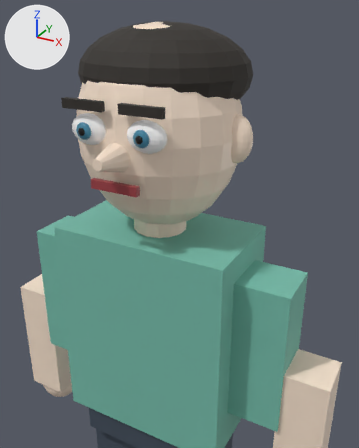
The glTF model game/assets/models/generated_humanoids/support_00.glb, before and after one commit.
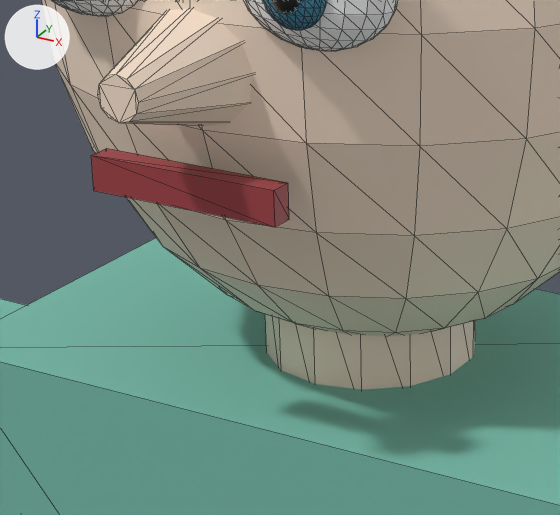
Old and new are each drawn from a 50 mm camera at (0.72, -1.189, 3.008) aimed at (0.161, -0.174, 2.5) and again close up on the part from 19% to 58% of the width and 31% to 60% of the height. Arrows for +X, +Y and +Z are at upper left; the lights stay in place. The last two pictures show the newer version. The close-ups show mesh edges as thin lines. Vertices at exactly the same position are counted once.

The first close-up shows 'Eye.L', 'Eye.R', 'Head', 'Iris.L', 'Mouth', 'Neck', 'Nose', 'Torso' and 2 more.
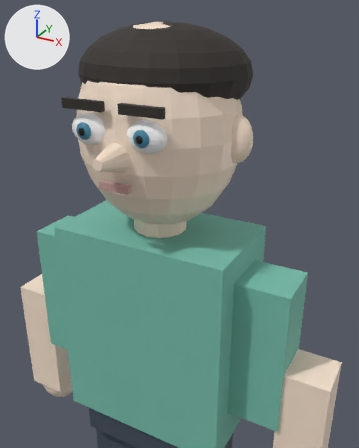
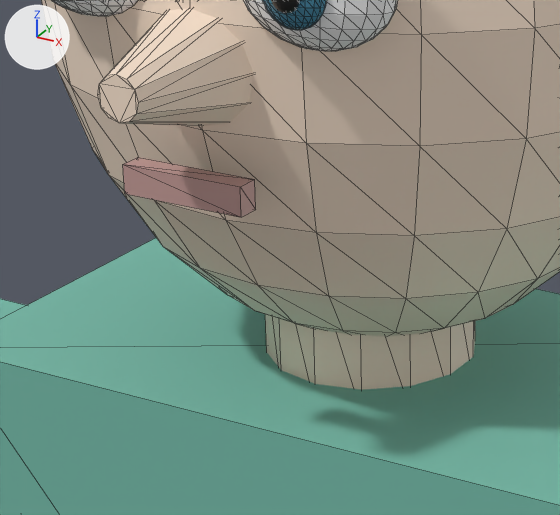
The edits, one by one:
Material 'Mouth.009' (mat_mouth_009) changes colour from red #a03f45 to pink #c49b97; in linear values from (0.35, 0.05, 0.06) to (0.55, 0.33, 0.31).
me_cube_165 is used by ob_mouth; location (0.0, 0.0, 0.9).
me_cube_165 had 8 vertices, 12 faces and spanned x -0.07..0.07, y -0.228..-0.212, z 1.673..1.697.
me_cube_165 now has 8 vertices, 12 faces and spans x -0.045..0.045, y -0.228..-0.212, z 1.675..1.695.
me_cube_165 part 1: the whole mesh is scaled about its middle by (0.643, 1, 0.833).

Where the change shows, as pixel boxes [x1, y1, x2, y2] in the close-ups (560 x 515 px):
'Mouth', recoloured, rescaled (lighter, 33% narrower, 24% shorter)
    before: [91, 148, 289, 227]
    after: [123, 157, 256, 217]
